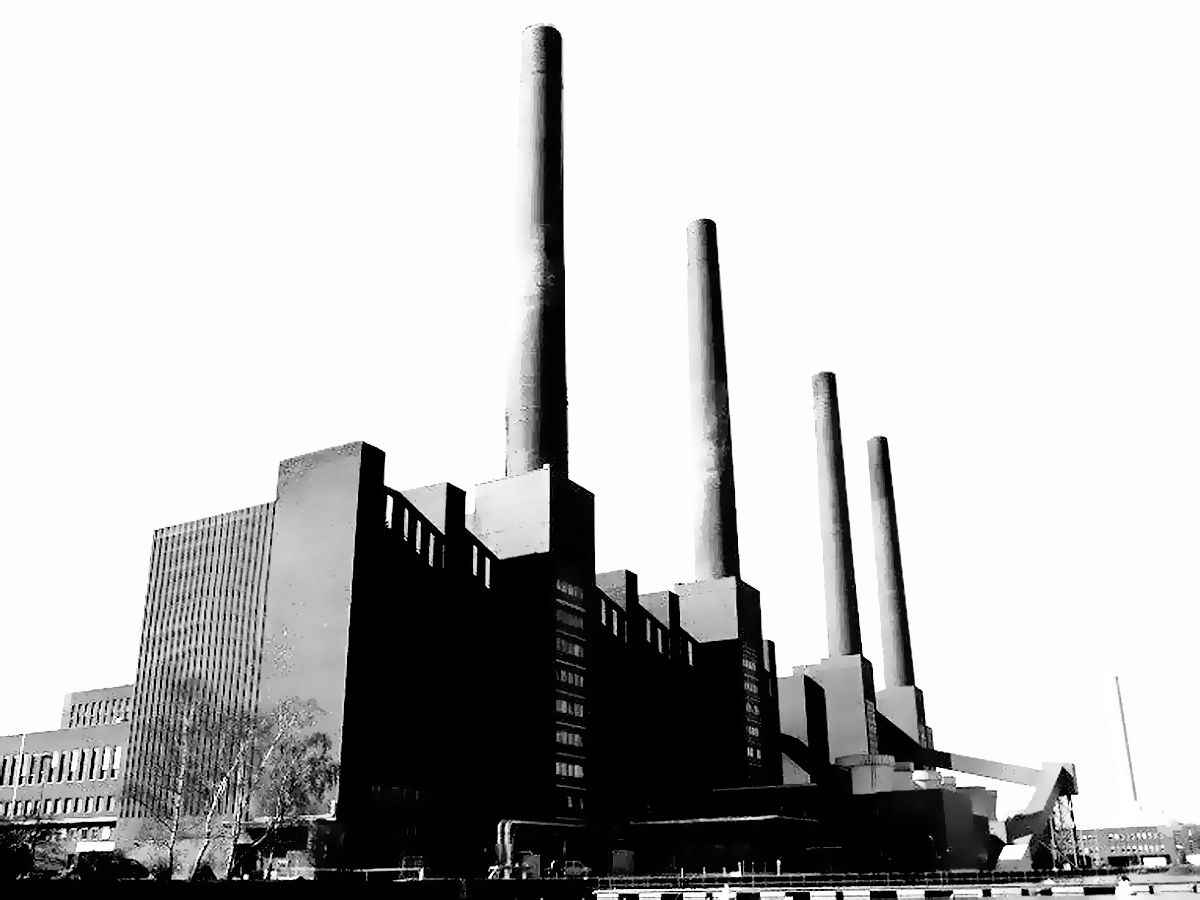
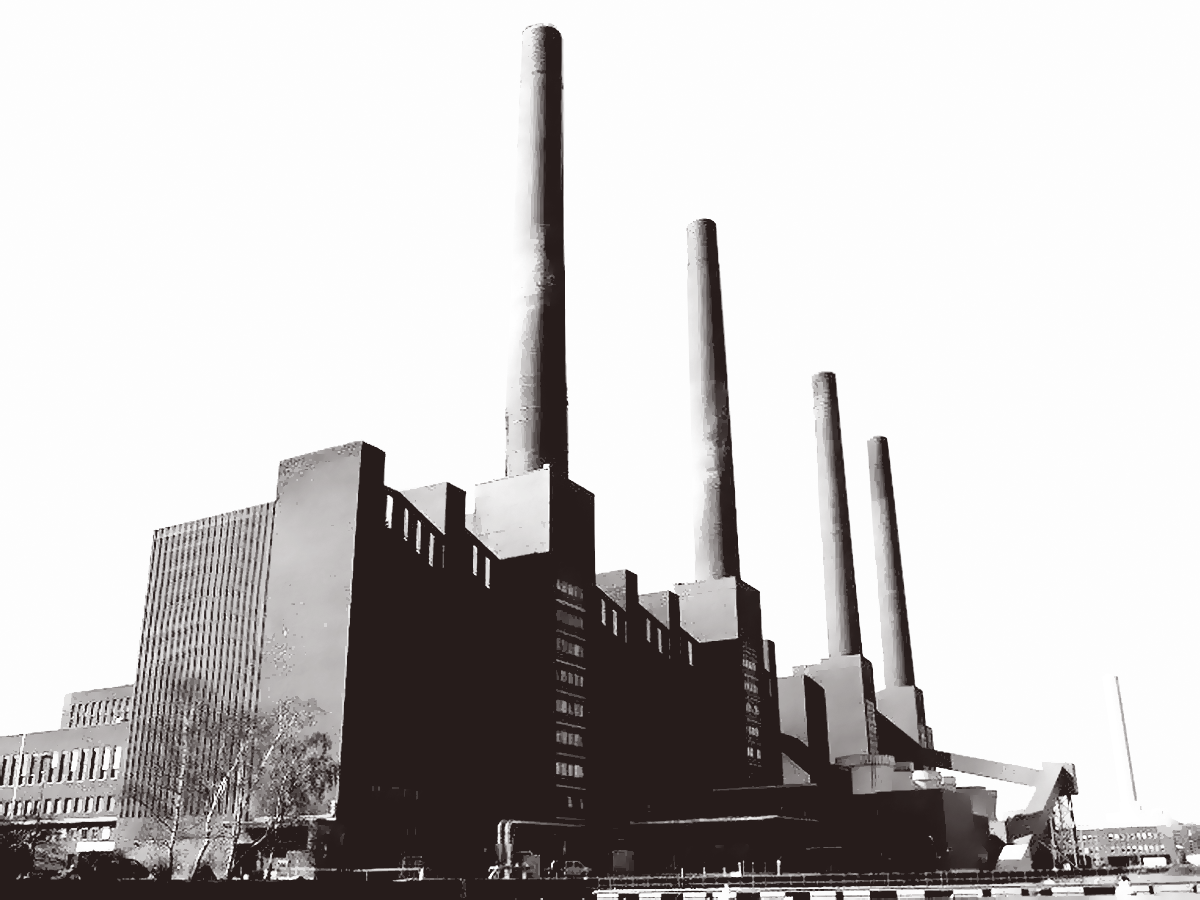
Layer changes from the first 1200 x 900 image to the second:
removed layer "Layer 18" over [0, 23, 1200, 900]
removed layer "Layer 4" over [0, 23, 1200, 900]
added layer "image_color" above "image_back" over [0, 23, 1200, 900]
added layer "image_back" over [0, 23, 1200, 900]
